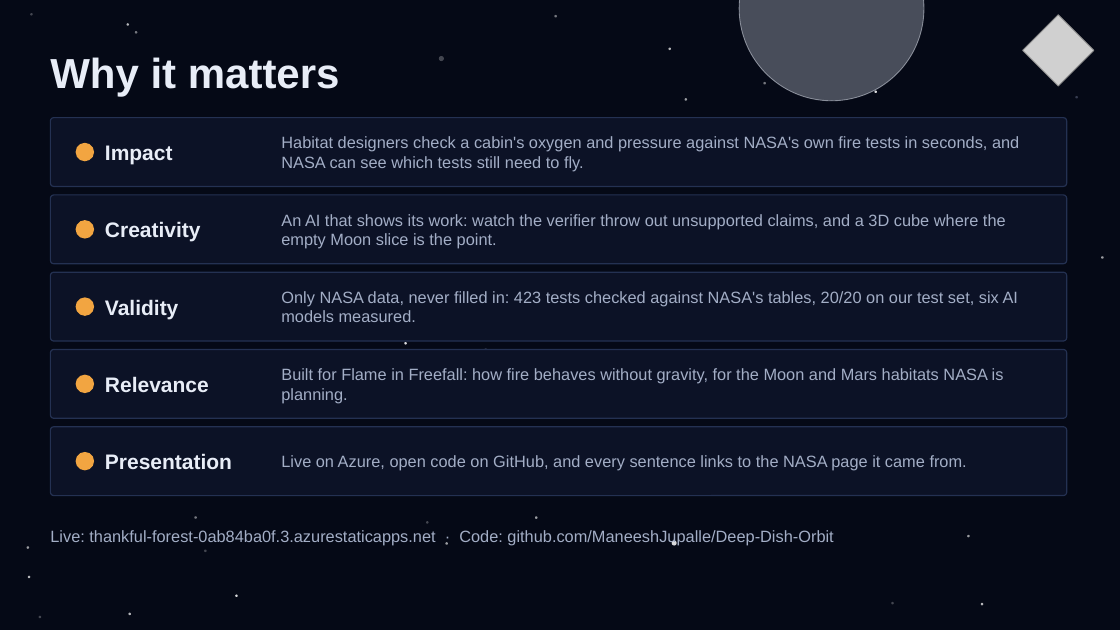
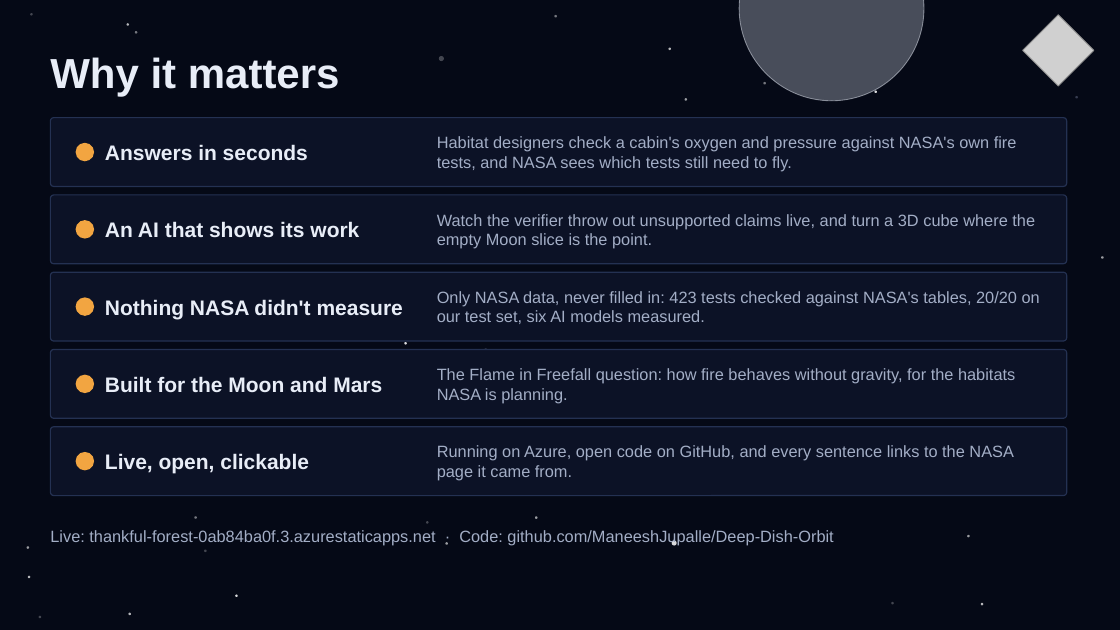
Before and after one commit to ManeeshJupalle/Deep-Dish-Orbit, a slide deck: slide 7 of story/FlameCheck_Slides.pptx. Drawn at 1120x630 pixels with LibreOffice and Linux fonts; fonts in the diff are those of the drawing; grey boxes stand for pictures. Boxes give left, top, right and bottom in pixels: in the first picture for what was removed or moved away, otherwise in the second. Text is boxed around its words. In the diff, an @@ line names an element or a change of style, - is before the commit and + after.

```diff
--- a/story/FlameCheck_Slides.pptx
+++ b/story/FlameCheck_Slides.pptx
@@ text at (105, 144, 308, 161): text changed @@
-Impact
+Answers in seconds
@@ text at (437, 136, 1017, 172): text changed @@
-Habitat designers check a cabin's oxygen and pressure against NASA's own fire tests in seconds, and NASA can see which tests still need to fly.
+Habitat designers check a cabin's oxygen and pressure against NASA's own fire tests, and NASA sees which tests still need to fly.
@@ text at (105, 221, 359, 238): text changed @@
-Creativity
+An AI that shows its work
@@ text at (437, 214, 1035, 249): text changed @@
-An AI that shows its work: watch the verifier throw out unsupported claims, and a 3D cube where the empty Moon slice is the point.
+Watch the verifier throw out unsupported claims live, and turn a 3D cube where the empty Moon slice is the point.
@@ text at (105, 299, 403, 319): text changed @@
-Validity
+Nothing NASA didn't measure
@@ text "Only NASA data, never filled ..." rewrapped from (281, 291, 1018, 322) to (437, 291, 1040, 324) @@
@@ text at (105, 376, 382, 393): text changed @@
-Relevance
+Built for the Moon and Mars
@@ text at (437, 368, 1015, 403): text changed @@
-Built for Flame in Freefall: how fire behaves without gravity, for the Moon and Mars habitats NASA is planning.
+The Flame in Freefall question: how fire behaves without gravity, for the habitats NASA is planning.
@@ text at (437, 445, 1014, 481): text changed @@
-Live on Azure, open code on GitHub, and every sentence links to the NASA page it came from.
+Running on Azure, open code on GitHub, and every sentence links to the NASA page it came from.
@@ text at (105, 453, 309, 474): text changed @@
-Presentation
+Live, open, clickable
```
Also in this commit, not shown: 1 other slide changed, 3 other files.
